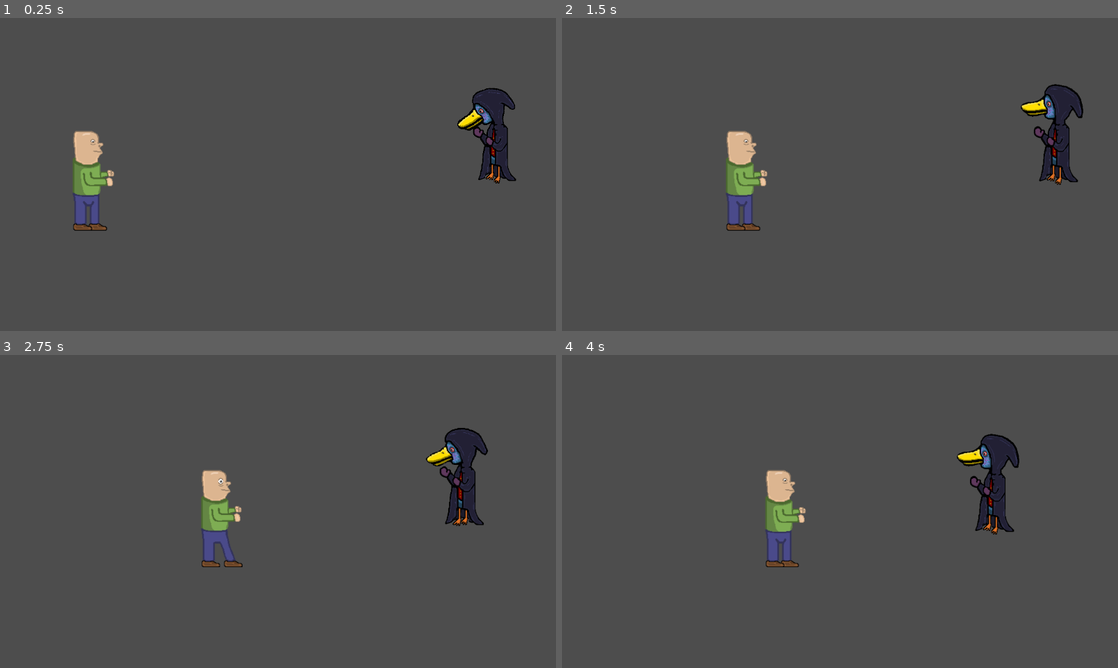
Above: before the commit, frames 1-4 (two rows, left to right).
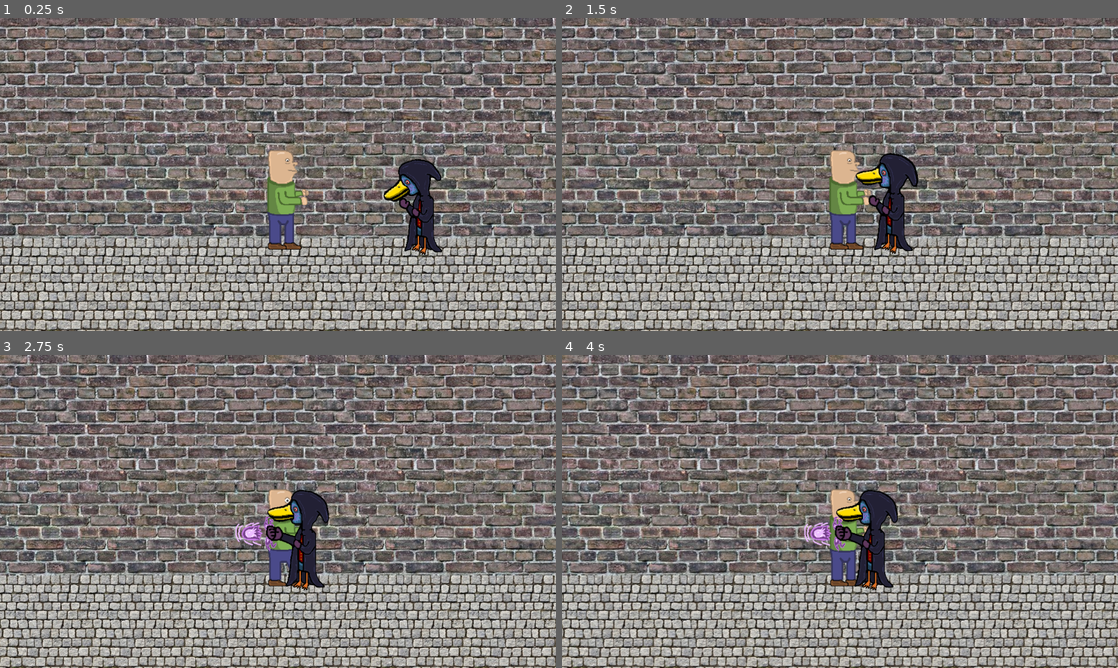
Above: after the commit, the same moments.

Repository: wildin-72/untitled_wild_game
Game: Godot game, scene res://scenes/GameScene/Levels/Level1.tscn
Same seed, same stepped clock (60 frames per second), same inputs: the game is played once before the commit and once after it. This scene is started directly instead of the project's main scene.
Inputs (mouse positions are in pixels of both pictures, inside the frame that each line leads up to):
- Up to frame 1 (0.25 s): no input
- Up to frame 2 (1.5 s): tap Enter (ui_accept) at 0.5, 0.6, 0.77, 1.07 s; move the mouse to (962, 158) at 0.52 s; hold Right (ui_right) 0.53-1.25 s; click (962, 158) at 0.67 s; drag from (728, 190) to (1034, 127) at 1.27 s
- Up to frame 3 (2.75 s): move the mouse to (333, 442) at 2.02 s; hold Right (ui_right) from 2.03 s (still down); hold R (attack2) from 2.03 s (still down); tap Enter (ui_accept) at 2.3 s
- Up to frame 4 (4 s): release Right (ui_right) at 2.75 s; release R (attack2) at 2.75 s; drag from (812, 574) to (1023, 477) at 2.77 s; move the mouse to (1006, 558) at 3.52 s; hold A (move_left) from 3.53 s (still down); tap Enter (ui_accept) at 3.6, 3.77 s

The runs differ from the first frame. In frame 1, 76% of the frame differs, in the area x 0-100%, y 0-100%; in frame 2, 76%; in frame 3, 76%; in frame 4, 75%.

Commit message:
replaced level1 with test level, transfered navigation area to level 1

Diff:
--- a/project.godot
+++ b/project.godot
@@ -37,6 +37,32 @@
 
 [input]
 
+ui_accept={
+"deadzone": 0.5,
+"events": [Object(InputEventKey,"resource_local_to_scene":false,"resource_name":"","device":0,"window_id":0,"alt_pressed":false,"shift_pressed":false,"ctrl_pressed":false,"meta_pressed":false,"pressed":false,"keycode":4194309,"physical_keycode":0,"key_label":0,"unicode":0,"echo":false,"script":null)
+, Object(InputEventKey,"resource_local_to_scene":false,"resource_name":"","device":0,"window_id":0,"alt_pressed":false,"shift_pressed":false,"ctrl_pressed":false,"meta_pressed":false,"pressed":false,"keycode":4194310,"physical_keycode":0,"key_label":0,"unicode":0,"echo":false,"script":null)
+, Object(InputEventKey,"resource_local_to_scene":false,"resource_name":"","device":0,"window_id":0,"alt_pressed":false,"shift_pressed":false,"ctrl_pressed":false,"meta_pressed":false,"pressed":false,"keycode":32,"physical_keycode":0,"key_label":0,"unicode":32,"echo":false,"script":null)
+, Object(InputEventJoypadButton,"resource_local_to_scene":false,"resource_name":"","device":-1,"button_index":0,"pressure":0.0,"pressed":true,"script":null)
+]
+}
+ui_cancel={
+"deadzone": 0.5,
+"events": [Object(InputEventKey,"resource_local_to_scene":false,"resource_name":"","device":0,"window_id":0,"alt_pressed":false,"shift_pressed":false,"ctrl_pressed":false,"meta_pressed":false,"pressed":false,"keycode":4194305,"physical_keycode":0,"key_label":0,"unicode":0,"echo":false,"script":null)
+, Object(InputEventJoypadButton,"resource_local_to_scene":false,"resource_name":"","device":-1,"button_index":6,"pressure":0.0,"pressed":true,"script":null)
+]
+}
+ui_page_up={
+"deadzone": 0.5,
+"events": [Object(InputEventKey,"resource_local_to_scene":false,"resource_name":"","device":0,"window_id":0,"alt_pressed":false,"shift_pressed":false,"ctrl_pressed":false,"meta_pressed":false,"pressed":false,"keycode":4194323,"physical_keycode":0,"key_label":0,"unicode":0,"echo":false,"script":null)
+, Object(InputEventJoypadButton,"resource_local_to_scene":false,"resource_name":"","device":-1,"button_index":9,"pressure":0.0,"pressed":true,"script":null)
+]
+}
+ui_page_down={
+"deadzone": 0.5,
+"events": [Object(InputEventKey,"resource_local_to_scene":false,"resource_name":"","device":0,"window_id":0,"alt_pressed":false,"shift_pressed":false,"ctrl_pressed":false,"meta_pressed":false,"pressed":false,"keycode":4194324,"physical_keycode":0,"key_label":0,"unicode":0,"echo":false,"script":null)
+, Object(InputEventJoypadButton,"resource_local_to_scene":false,"resource_name":"","device":-1,"button_index":10,"pressure":0.0,"pressed":true,"script":null)
+]
+}
 move_up={
 "deadzone": 0.5,
 "events": [Object(InputEventKey,"resource_local_to_scene":false,"resource_name":"","device":0,"window_id":0,"alt_pressed":false,"shift_pressed":false,"ctrl_pressed":false,"meta_pressed":false,"pressed":false,"keycode":0,"physical_keycode":87,"key_label":0,"unicode":0,"echo":false,"script":null)
--- a/scenes/GameScene/Levels/Level1.gd
+++ b/scenes/GameScene/Levels/Level1.gd
@@ -1,21 +1,50 @@
-extends Node
+extends Node2D
 
-@export var cultist_scene: PackedScene
+var current_wave: int
+@export var enemy_scene: PackedScene
 
-# For spawning cultist enemy on screen
-func spawn_cultist():
-	var cultist = cultist_scene.instantiate()
 
-	# TODO make more randomized?
-	var cultist_spawn_location = $CultistPosition.position
-	cultist.position = cultist_spawn_location
+var current_nodes: int
+var start_nodes: int
+var wave_end
 
-	add_child(cultist)
+
 
 # Called when the node enters the scene tree for the first time.
 func _ready():
-	spawn_cultist()
+	current_wave = 0
+	current_nodes = get_child_count()
+	start_nodes = get_child_count()
+	pos_to_next_wave()
+
+
+func pos_to_next_wave():
+	if current_nodes == start_nodes: #if no enemies
+		current_wave += 1
+		await get_tree().create_timer(0.5).timeout
+		prepare_spawn("cultist", 2, 1.5) #type, mult, num_spawns
+		print(current_wave)
+
+func prepare_spawn(type, mult, num_spawns):
+		var mob_amount = float(current_wave) * mult
+		var mob_wait_time: float = 2.0
+		print("mob_amount: ", mob_amount)
+		var mob_spawn_rounds = mob_amount/num_spawns
+		spawn_type(type, mob_spawn_rounds, mob_wait_time)
+
+func spawn_type(type, mob_spawn_rounds, mob_wait_time):
+	if mob_spawn_rounds >= 1:
+		for i in mob_spawn_rounds:
+			var enemy1 = enemy_scene.instantiate()
+			enemy1.global_position = $EnemySpawn.global_position
+			var enemy2 = enemy_scene.instantiate()
+			enemy2.global_position = $EnemySpawn2.global_position
+			add_child(enemy1)
+			add_child(enemy2)
+			mob_spawn_rounds -= 1
+			await get_tree().create_timer(mob_wait_time).timeout
+	wave_end = true
 
 # Called every frame. 'delta' is the elapsed time since the previous frame.
-func _process(_delta):
+func _process(delta):
 	pass
--- a/scenes/GameScene/Levels/Level1.tscn
+++ b/scenes/GameScene/Levels/Level1.tscn
@@ -1,27 +1,59 @@
-[gd_scene load_steps=5 format=3 uid="uid://ddpk0huy16ddb"]
+[gd_scene load_steps=6 format=3 uid="uid://csu5r8hnwt2jw"]
 
-[ext_resource type="Script" path="res://scenes/GameScene/Levels/Level1.gd" id="1_duhb4"]
-[ext_resource type="PackedScene" uid="uid://cjbftd2fi2yxu" path="res://entities/Cultist/cultist_basic.tscn" id="2_ynpk8"]
-[ext_resource type="PackedScene" uid="uid://csfw25lac81x1" path="res://entities/Player/player.tscn" id="3_o666c"]
+[ext_resource type="Texture2D" uid="uid://beyxx4oivhv11" path="res://assets/images/maps/test map.jpg" id="1_85y3a"]
+[ext_resource type="PackedScene" uid="uid://csfw25lac81x1" path="res://entities/Player/player.tscn" id="1_sfwoj"]
+[ext_resource type="PackedScene" uid="uid://cjbftd2fi2yxu" path="res://entities/Cultist/cultist_basic.tscn" id="2_a5plb"]
+[ext_resource type="Script" path="res://scenes/GameScene/Levels/EnemyHolder.gd" id="3_fi3mq"]
 
-[sub_resource type="NavigationPolygon" id="NavigationPolygon_pyoun"]
-vertices = PackedVector2Array(1245, 286, 1253, 684, 19, 683, 35, 282)
+[sub_resource type="NavigationPolygon" id="NavigationPolygon_kqx8h"]
+vertices = PackedVector2Array(1273, 337, -1265, 339, -1267, 151, 1262, 145)
 polygons = Array[PackedInt32Array]([PackedInt32Array(0, 1, 2, 3)])
-outlines = Array[PackedVector2Array]([PackedVector2Array(26, 272, 1255, 277, 1264, 695, 9, 693)])
+outlines = Array[PackedVector2Array]([PackedVector2Array(-1278, 142, 1288, 133, 1284, 347, -1275, 350)])
 source_geometry_group_name = &"navigation_polygon_source_group"
 
-[node name="Level1" type="Node"]
-script = ExtResource("1_duhb4")
-cultist_scene = ExtResource("2_ynpk8")
+[node name="World" type="Node2D"]
+y_sort_enabled = true
 
-[node name="CultistPosition" type="Marker2D" parent="."]
-position = Vector2(1142, 363)
+[node name="StaticBody2D" type="StaticBody2D" parent="."]
 
-[node name="PlayerSpawnLocation" type="Marker2D" parent="."]
-position = Vector2(196, 351)
+[node name="Sprite2D2" type="Sprite2D" parent="StaticBody2D"]
+position = Vector2(640, 0)
+texture = ExtResource("1_85y3a")
+
+[node name="Sprite2D" type="Sprite2D" parent="StaticBody2D"]
+position = Vector2(-640, 0)
+texture = ExtResource("1_85y3a")
+
+[node name="CollisionPolygon2D" type="CollisionPolygon2D" parent="StaticBody2D"]
+polygon = PackedVector2Array(-1283, -361, -1280, 144, 1283, 142, 1283, -356)
+
+[node name="CollisionPolygon2D2" type="CollisionPolygon2D" parent="StaticBody2D"]
+polygon = PackedVector2Array(-1304, 385, 1296, 382, 1306, 136, 1277, 142, 1283, 360, -1278, 360, -1282, 145, -1316, 155)
+
+[node name="Player" parent="." instance=ExtResource("1_sfwoj")]
+y_sort_enabled = true
+position = Vector2(-104, 162)
+metadata/_edit_group_ = true
+
+[node name="Camera2D" type="Camera2D" parent="Player"]
+limit_left = -1280
+limit_top = -360
+limit_right = 1180
+limit_bottom = 360
+
+[node name="EnemySpawn" type="Marker2D" parent="."]
+position = Vector2(1238, 170)
+
+[node name="EnemySpawn2" type="Marker2D" parent="."]
+position = Vector2(1243, 317)
+
+[node name="EnemyHolder" type="Node2D" parent="."]
+y_sort_enabled = true
+script = ExtResource("3_fi3mq")
+
+[node name="CultistBasic" parent="EnemyHolder" instance=ExtResource("2_a5plb")]
+position = Vector2(227.932, 166.749)
 
 [node name="NavigationRegion2D" type="NavigationRegion2D" parent="."]
-navigation_polygon = SubResource("NavigationPolygon_pyoun")
-
-[node name="Player" parent="." instance=ExtResource("3_o666c")]
-position = Vector2(192, 478)
+visible = false
+navigation_polygon = SubResource("NavigationPolygon_kqx8h")
--- a/scenes/GameScene/Levels/test level.gd
+++ /dev/null
@@ -1,50 +0,0 @@
-extends Node2D
-
-var current_wave: int
-@export var enemy_scene: PackedScene
-
-
-var current_nodes: int
-var start_nodes: int
-var wave_end
-
-
-
-# Called when the node enters the scene tree for the first time.
-func _ready():
-	current_wave = 0
-	current_nodes = get_child_count()
-	start_nodes = get_child_count()
-	pos_to_next_wave()
-
-
-func pos_to_next_wave():
-	if current_nodes == start_nodes: #if no enemies
-		current_wave += 1
-		await get_tree().create_timer(0.5).timeout
-		prepare_spawn("cultist", 2, 1.5) #type, mult, num_spawns
-		print(current_wave)
-
-func prepare_spawn(type, mult, num_spawns):
-		var mob_amount = float(current_wave) * mult
-		var mob_wait_time: float = 2.0
-		print("mob_amount: ", mob_amount)
-		var mob_spawn_rounds = mob_amount/num_spawns
-		spawn_type(type, mob_spawn_rounds, mob_wait_time)
-
-func spawn_type(type, mob_spawn_rounds, mob_wait_time):
-	if mob_spawn_rounds >= 1:
-		for i in mob_spawn_rounds:
-			var enemy1 = enemy_scene.instantiate()
-			enemy1.global_position = $EnemySpawn.global_position
-			var enemy2 = enemy_scene.instantiate()
-			enemy2.global_position = $EnemySpawn2.global_position
-			add_child(enemy1)
-			add_child(enemy2)
-			mob_spawn_rounds -= 1
-			await get_tree().create_timer(mob_wait_time).timeout
-	wave_end = true
-
-# Called every frame. 'delta' is the elapsed time since the previous frame.
-func _process(delta):
-	pass
--- a/scenes/GameScene/Levels/test level.tscn
+++ /dev/null
@@ -1,49 +0,0 @@
-[gd_scene load_steps=5 format=3 uid="uid://csu5r8hnwt2jw"]
-
-[ext_resource type="Texture2D" uid="uid://beyxx4oivhv11" path="res://assets/images/maps/test map.jpg" id="1_85y3a"]
-[ext_resource type="PackedScene" uid="uid://csfw25lac81x1" path="res://entities/Player/player.tscn" id="1_sfwoj"]
-[ext_resource type="PackedScene" uid="uid://cjbftd2fi2yxu" path="res://entities/Cultist/cultist_basic.tscn" id="2_a5plb"]
-[ext_resource type="Script" path="res://scenes/GameScene/Levels/EnemyHolder.gd" id="3_fi3mq"]
-
-[node name="World" type="Node2D"]
-y_sort_enabled = true
-
-[node name="StaticBody2D" type="StaticBody2D" parent="."]
-
-[node name="Sprite2D2" type="Sprite2D" parent="StaticBody2D"]
-position = Vector2(640, 0)
-texture = ExtResource("1_85y3a")
-
-[node name="Sprite2D" type="Sprite2D" parent="StaticBody2D"]
-position = Vector2(-640, 0)
-texture = ExtResource("1_85y3a")
-
-[node name="CollisionPolygon2D" type="CollisionPolygon2D" parent="StaticBody2D"]
-polygon = PackedVector2Array(-1283, -361, -1280, 144, 1283, 142, 1283, -356)
-
-[node name="CollisionPolygon2D2" type="CollisionPolygon2D" parent="StaticBody2D"]
-polygon = PackedVector2Array(-1304, 385, 1296, 382, 1306, 136, 1277, 142, 1283, 360, -1278, 360, -1282, 145, -1316, 155)
-
-[node name="Player" parent="." instance=ExtResource("1_sfwoj")]
-y_sort_enabled = true
-position = Vector2(-104, 162)
-metadata/_edit_group_ = true
-
-[node name="Camera2D" type="Camera2D" parent="Player"]
-limit_left = -1280
-limit_top = -360
-limit_right = 1180
-limit_bottom = 360
-
-[node name="EnemySpawn" type="Marker2D" parent="."]
-position = Vector2(810, 231)
-
-[node name="EnemySpawn2" type="Marker2D" parent="."]
-position = Vector2(601, 220)
-
-[node name="EnemyHolder" type="Node2D" parent="."]
-y_sort_enabled = true
-script = ExtResource("3_fi3mq")
-
-[node name="CultistBasic" parent="EnemyHolder" instance=ExtResource("2_a5plb")]
-position = Vector2(227.932, 166.749)
